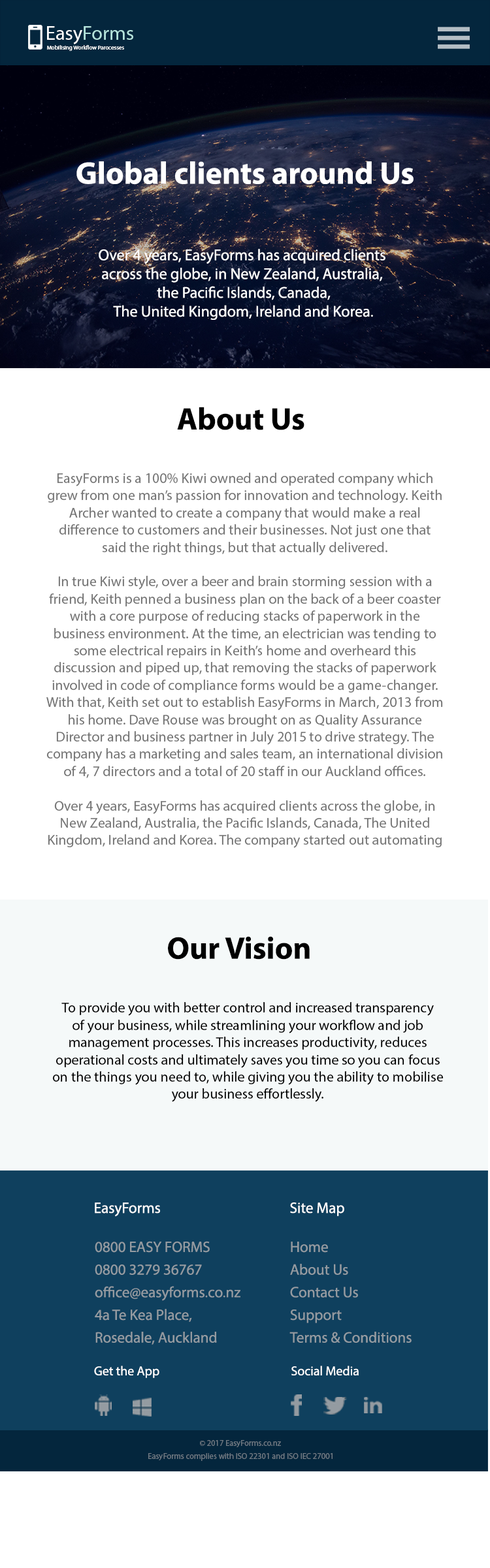
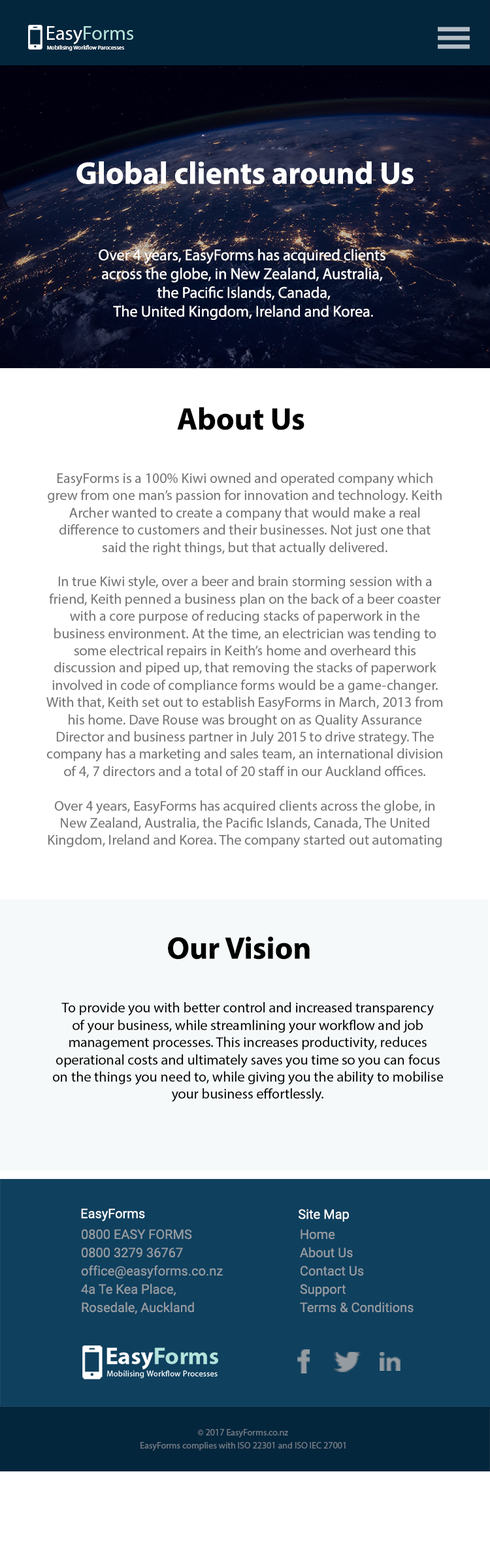
Comparing the layer stacks of the two w=490, h=1568 images. Changes:
added layer "logo" (2nd of 2, in "Artboard 1" › "footer") in group "footer" over [82, 1345, 219, 1380]
painted on "© 2017 EasyForms.co.nz" over [197, 1428, 288, 1448]
painted on "EasyForms complies with ISO 22301 and ISO IEC 27001" over [140, 1442, 346, 1461]
painted on "Home About Us Contact Us Support Terms & Conditions" over [289, 1229, 414, 1343]
painted on "0800 EASY FORMS 0800 3279 36767 office@easyforms.co.nz 4a Te" over [80, 1229, 241, 1345]
painted on "Site Map" over [289, 1202, 349, 1223]
painted on "EasyForms" over [80, 1202, 160, 1222]
painted on "iconmonstr-twitter-1-240" over [323, 1351, 361, 1415]
removed layer "iconmonstr-windows-os-1-240" from group "footer" over [132, 1397, 152, 1417]
painted on "iconmonstr-linkedin-1-240" over [363, 1351, 401, 1414]
painted on "iconmonstr-facebook-1-240" over [290, 1349, 310, 1416]
removed layer "iconmonstr-android-os-1-240" from group "footer" over [94, 1394, 112, 1416]
moved "footer1background" above "Social Media", painted on it over [0, 1406, 490, 1472]
hid "Social Media", painted on it over [289, 1212, 359, 1376]
removed layer "Get the App" from group "footer" over [94, 1365, 160, 1379]
painted on "footerbackground" over [0, 1170, 490, 1431]
